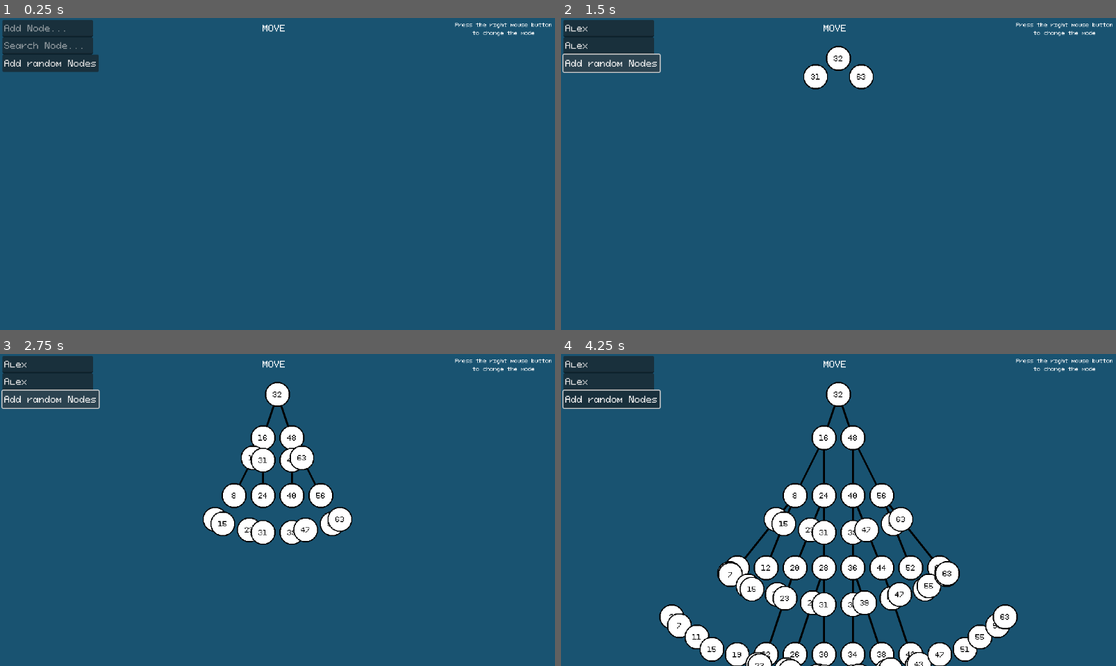
Above: before the commit, frames 1-4 (two rows, left to right).
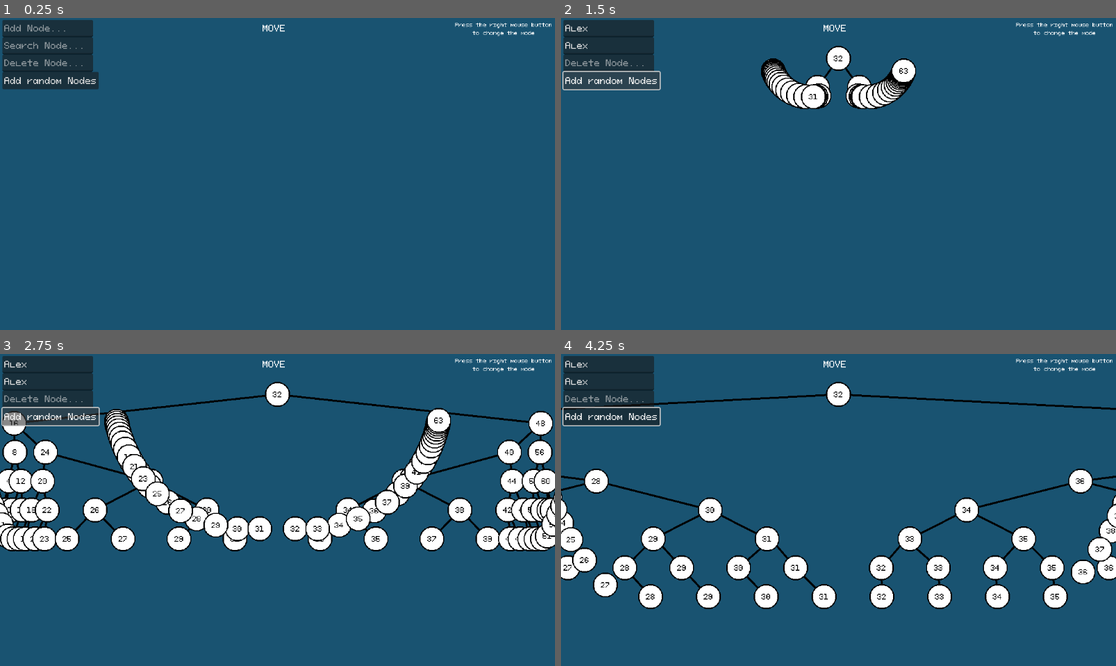
Above: after the commit, the same moments.

Repository: gabrieldudau/DSAVisualizer
Game: Godot game, scene res://scenes/main.tscn
The game is run twice, just before and just after one commit, with the same random seed, the same clock (stepped at 60 frames per second) and the same inputs.
Inputs (mouse positions are in pixels of both pictures, inside the frame that each line leads up to):
- Up to frame 1 (0.25 s): no input
- Up to frame 2 (1.5 s): click (610, 27) at 0.52 s; type "Alex" at 0.6 s; click (610, 46) at 0.75 s; type "Alex" at 0.83 s; click "Add random Nodes" at 1.25 s
- Up to frame 3 (2.75 s): click "Add random Nodes" at 2 s
- Up to frame 4 (4.25 s): click "Add random Nodes" at 2.75 s; move the mouse to (960, 494) at 3.52 s; press the mouse at (960, 494) at 3.53 s

The runs differ from the first frame. In frame 1, 1.2% of the frame differs, in the area x 0-18%, y 11-23%; in frame 2, 4.1%; in frame 3, 20%; in frame 4, 23%, in the area x 0-100%, y 11-100%.

Commit message:
made adding more beautiful, will change later tough, probably

Diff:
--- a/global_signal/global_signal.gd
+++ b/global_signal/global_signal.gd
@@ -3,3 +3,4 @@
 # Takes a Tree Node as an argument
 signal newNode(instance)
 signal searchNode(key:int)
+signal deleteNode(key:int)
--- a/project.godot
+++ b/project.godot
@@ -18,6 +18,10 @@
 [autoload]
 
 GlobalSignal="*res://global_signal/global_signal.gd"
+
+[display]
+
+window/vsync/vsync_mode=0
 
 [dotnet]
 
--- a/scenes/main.tscn
+++ b/scenes/main.tscn
@@ -1,10 +1,11 @@
-[gd_scene load_steps=6 format=3 uid="uid://d2xh40qn3a1ii"]
+[gd_scene load_steps=7 format=3 uid="uid://d2xh40qn3a1ii"]
 
 [ext_resource type="Script" uid="uid://77p6d5dnv1pd" path="res://scripts/game_controler.gd" id="1_o5qli"]
 [ext_resource type="Script" uid="uid://b0t6b0yx088o8" path="res://scripts/tree_node_input.gd" id="3_sugp2"]
 [ext_resource type="FontFile" uid="uid://bwnejgghmtjhc" path="res://assets/fonts/pixeloid-font/PixeloidMono-d94EV.ttf" id="3_tbgi4"]
 [ext_resource type="Script" uid="uid://cny6u56owmp3m" path="res://scripts/bin_tree_handler.gd" id="4_jyhfs"]
 [ext_resource type="Script" uid="uid://dl3an2ounkmqq" path="res://scripts/search_node.gd" id="4_tbgi4"]
+[ext_resource type="Script" uid="uid://dkj05jrqep25n" path="res://scripts/delete_node.gd" id="5_tefeu"]
 
 [node name="GameControler" type="Node2D"]
 script = ExtResource("1_o5qli")
@@ -30,6 +31,16 @@
 theme_override_font_sizes/font_size = 18
 placeholder_text = "Search Node..."
 script = ExtResource("4_tbgi4")
+
+[node name="TextEdit3" type="TextEdit" parent="Control"]
+offset_left = 5.0
+offset_top = 76.0
+offset_right = 193.0
+offset_bottom = 112.0
+theme_override_fonts/font = ExtResource("3_tbgi4")
+theme_override_font_sizes/font_size = 18
+placeholder_text = "Delete Node..."
+script = ExtResource("5_tefeu")
 
 [node name="Label" type="Label" parent="Control"]
 anchors_preset = -1
@@ -63,9 +74,9 @@
 
 [node name="Button" type="Button" parent="Control"]
 offset_left = 5.0
-offset_top = 76.0
+offset_top = 112.0
 offset_right = 205.0
-offset_bottom = 112.0
+offset_bottom = 148.0
 theme_override_fonts/font = ExtResource("3_tbgi4")
 theme_override_font_sizes/font_size = 18
 text = "Add random Nodes"
@@ -77,6 +88,7 @@
 
 [connection signal="text_changed" from="Control/TextEdit" to="Control/TextEdit" method="_on_text_changed"]
 [connection signal="text_changed" from="Control/TextEdit2" to="Control/TextEdit2" method="_on_text_changed"]
+[connection signal="text_changed" from="Control/TextEdit3" to="Control/TextEdit3" method="_on_text_changed"]
 [connection signal="pressed" from="Control/Button" to="TreeNodes" method="_on_button_pressed"]
 [connection signal="tree_entered" from="TreeNodes" to="TreeNodes" method="_on_tree_entered"]
 [connection signal="tree_exiting" from="TreeNodes" to="TreeNodes" method="_on_tree_exiting"]
--- a/scripts/bin_tree_handler.gd
+++ b/scripts/bin_tree_handler.gd
@@ -5,14 +5,17 @@
 
 var root:TreeNode
 const TREE_NODE = preload("res://scenes/tree_node.tscn")
+var tree_depth:int = 0
 
 func _on_tree_entered() -> void:
 	GlobalSignal.newNode.connect(add_node)
 	GlobalSignal.searchNode.connect(search_node)
+	GlobalSignal.deleteNode.connect(delete_node)
 
 func _on_tree_exiting() -> void:
 	GlobalSignal.newNode.disconnect(add_node)
 	GlobalSignal.searchNode.disconnect(search_node)
+	GlobalSignal.deleteNode.disconnect(delete_node)
 
 
 func add_node(tree_node:TreeNode) -> void:
@@ -23,6 +26,7 @@
 	var position_binary:int
 	var dist = 1
 	var vertical_offset = -200
+	var new_depth = 0
 
 	while x != null:
 		px = x
@@ -33,13 +37,13 @@
 			# logic for placement of graphical nodes
 			if left_subtree == null:
 				left_subtree = true
-				tree_node.positions_list.append(Vector2(-150, -200))
+				tree_node.positions_list_no_line.append(Vector2(-150, -200))
 			elif left_subtree == true:
-				tree_node.positions_list.append(convert_bin_to_pos(position_binary, true, vertical_offset))
+				# tree_node.positions_list_no_line.append(convert_bin_to_pos(position_binary, true, vertical_offset))
 				position_binary = position_binary << 1
 				position_binary += 1
 			else:
-				tree_node.positions_list.append(convert_bin_to_pos(position_binary, false, vertical_offset))
+				# tree_node.positions_list_no_line.append(convert_bin_to_pos(position_binary, false, vertical_offset))
 				position_binary = position_binary << 1
 		else:
 			# actual logic
@@ -48,17 +52,16 @@
 			# logic for placement of graphical nodes
 			if left_subtree == null:
 				left_subtree = false
-				tree_node.positions_list.append(Vector2(150, -200))
+				tree_node.positions_list_no_line.append(Vector2(150, -200))
 			elif left_subtree == true:
-				tree_node.positions_list.append(convert_bin_to_pos(position_binary, true, vertical_offset))
+				# tree_node.positions_list_no_line.append(convert_bin_to_pos(position_binary, true, vertical_offset))
 				position_binary = position_binary << 1
 			else:
-				tree_node.positions_list.append(convert_bin_to_pos(position_binary, false, vertical_offset))
+				# tree_node.positions_list_no_line.append(convert_bin_to_pos(position_binary, false, vertical_offset))
 				position_binary = position_binary << 1
 				position_binary += 1
-		dist += 0.5
 		vertical_offset += vertical_distance_between_nodes * dist
-		print("vertical_offset: ", vertical_offset)
+		new_depth += 1
 
 	tree_node.parent = px
 	if px == null:
@@ -77,17 +80,74 @@
 	# place that the node will receive in that layer. For example the binary number 0 would mean that
 	# the node is horizontaly, on the 1. place, either right or left.
 
-	tree_node.positions_list.append(convert_bin_to_pos(position_binary, left_subtree, vertical_offset))
+	tree_node.positions_list_no_line.append(convert_bin_to_pos(position_binary, left_subtree, vertical_offset))
 	add_child(tree_node)
-	tree_node.move_to_right_position(500)
+	tree_node.move_to_right_position(1000)
+	if new_depth > tree_depth:
+		tree_depth = new_depth
+	update_positions(root, 0, false, 0)
+
+
+	# Get the current contents of the clipboard
+	# var current_clipboard = DisplayServer.clipboard_get()
+	# Set the contents of the clipboard
+	# DisplayServer.clipboard_set(str(root))
 
 
 func convert_bin_to_pos(horizontal_place:int, left:bool, vertical_offset:float) -> Vector2:
 	return Vector2(((-1) if left else 1) * (self.horizonal_distance_between_nodes/2 + horizontal_place * self.horizonal_distance_between_nodes), vertical_offset)
 
+func update_positions(current:TreeNode, depth:int, left:bool, place:int) -> void:
+	if(depth == 0):
+		update_positions(current.left, 1, true, 0)
+		update_positions(current.right, 1, false, 0)
+		return
+	if(current == null):
+		return
+	if (depth >= tree_depth):
+		return
+
+
+	var horizontal_dist_to_split = ((1 << (tree_depth-1))-1) * 150
+	var horizontal = ((-1) if left else 1) * (self.horizonal_distance_between_nodes/2 + horizontal_dist_to_split * ( ( (place*2)+1) / float(1<<depth) ) )
+	print(str(pow(2,depth)) + " - " + str(1 << depth))
+	var vertical = -200 + vertical_distance_between_nodes * depth
+	print(str(current.key) + " - " + str(place) + " - " + str(horizontal))
+	if current.moving:
+		current.positions_list_with_line.append(Vector2(horizontal , vertical))
+	else:
+		current.positions_list_with_line.append(Vector2(horizontal, vertical))
+		current.move_to_right_position(1000)
+
+	update_positions(current.left, depth + 1, left, (place << 1) + (1 if left else 0))
+	update_positions(current.right, depth + 1, left, (place << 1) + (0 if left else 1))
+
+
+
+
+# !!!!!!!!!!!!!!!!!!!!!!!!!!! IMPORTANT, IMPLEMENT NEXT !!!!!!!!!!!!!!!!!!!!!!!!!!!
+# ↓↓↓↓↓↓↓↓↓↓↓↓↓↓↓↓↓↓↓↓↓↓↓↓↓↓↓↓↓↓↓↓↓↓↓↓↓↓↓↓↓↓↓↓↓↓↓↓↓↓↓↓↓↓↓↓↓↓↓↓↓↓↓↓↓↓↓↓↓↓↓↓↓↓↓↓↓↓↓↓↓
+
+
+func redraw_tree():
+
+	var x:TreeNode = self.root
+
+	redraw_tree_rec(x.left, 50, -50)
+	redraw_tree_rec(x.right, 50, 50)
+
+func redraw_tree_rec(x: TreeNode, vertical_offset:int, horizontal_offset: int):
+	pass
+
+
+# ↑↑↑↑↑↑↑↑↑↑↑↑↑↑↑↑↑↑↑↑↑↑↑↑↑↑↑↑↑↑↑↑↑↑↑↑↑↑↑↑↑↑↑↑↑↑↑↑↑↑↑↑↑↑↑↑↑↑↑↑↑↑↑↑↑↑↑↑↑↑↑↑↑↑↑↑↑↑↑↑↑
+
+func delete_node(key:int) -> void:
+	search_node_return(key).delete_node()
+	print("deleted")
+	print(root)
 
 func search_node(key:int) -> void:
-	print("received")
 	var x = root
 	while (x != null) and (x.key != key):
 		x.light_up_for_search()
@@ -98,6 +158,15 @@
 	if x != null:
 		x.light_up_for_search()
 
+func search_node_return(key:int) -> TreeNode:
+	var x = root
+	while (x != null) and (x.key != key):
+		if(x.key > key):
+			x=x.left
+		else:
+			x=x.right;
+	return x
+
 # add random nodes, to have a quick visualisation of how a bin_tree works
 func _on_button_pressed() -> void:
 	var keys:Array = [32, 16, 48, 8, 24, 40, 56, 4, 12, 20, 28, 36, 44, 52, 60, 2, 6, 10, 14, 18, 22, 26, 30, 34, 38, 42, 46, 50, 54, 58, 62, 1, 3, 5, 7, 9, 11, 13, 15, 17, 19, 21, 23, 25, 27, 29, 31, 33, 35, 37, 39, 41, 43, 45, 47, 49, 51, 53, 55, 57, 59, 61, 63]
--- /dev/null
+++ b/scripts/delete_node.gd
@@ -0,0 +1,14 @@
+extends TextEdit
+
+const TREE_NODE = preload("res://scenes/tree_node.tscn")
+
+func _on_text_changed() -> void:
+	if(text.contains( "\n")):
+		var input = text.substr(0,text.length() - 1)
+		if(!input.is_valid_int()):
+			text = ""
+			print("wrong input")
+			return
+		var key = int(input)
+		text = ""
+		GlobalSignal.deleteNode.emit(key)
--- a/scripts/tree_node.gd
+++ b/scripts/tree_node.gd
@@ -10,9 +10,11 @@
 var parent:TreeNode
 var key: int
 var connection_line:Line2D
-var positions_list:Array
+var positions_list_no_line:Array
+var positions_list_with_line:Array
+
 var time:Timer = Timer.new()
-
+var moving:bool = false
 
 func _on_ready() -> void:
 	label.text = str(key)
@@ -31,25 +33,51 @@
 	add_child(connection_line)
 
 func move_to_right_position(speed) -> void:
-	if positions_list.is_empty():
+	if positions_list_no_line.is_empty() and positions_list_with_line.is_empty():
 		return
+	moving = true
 
-	position = positions_list.pop_front()
-	while not positions_list.is_empty():
-		var position_to_reach:Vector2 = positions_list.pop_front()
+	if not positions_list_no_line.is_empty():
+		position = positions_list_no_line.pop_front()
+
+	var switched_list:bool = false
+	var current_list:Array = self.positions_list_no_line if not positions_list_no_line.is_empty() else self.positions_list_with_line
+
+	while (not current_list.is_empty()):
+		if((connection_line == null) and switched_list):
+			connect_line()
+
+		var position_to_reach:Vector2 = current_list.pop_front()
+
 		var vector_to_new_position:Vector2 = position_to_reach - position
 		var distance = position.distance_to(position_to_reach)
 		while distance > 1:
 			var delta_time = get_process_delta_time()
 			var movement_this_frame = vector_to_new_position.normalized() * speed * delta_time # Normalize for consistent speed
 			position += movement_this_frame
+			if connection_line != null:
+				connection_line.set_point_position(1, parent.position - position)
+			if left != null:
+				if left.connection_line != null:
+					left.connection_line.set_point_position(1, left.parent.position - left.position)
+			if right != null:
+				if right.connection_line != null:
+					right.connection_line.set_point_position(1, right.parent.position - right.position)
 			var old_distance = distance
 			distance = position.distance_to(position_to_reach) # Update distance
 			if (distance > old_distance):
 				break
 			await get_tree().process_frame
 		position = position_to_reach
-	connect_line()
+		if (not switched_list) and (current_list.is_empty()):
+			current_list = self.positions_list_with_line
+			switched_list = true
+
+	if((connection_line == null)):
+		connect_line()
+	moving = false
+
+
 
 func light_up_for_search():
 	weiß.hide()
@@ -62,3 +90,22 @@
 	gelb.hide()
 	if connection_line != null:
 		connection_line.default_color = Color.BLACK
+
+
+func delete_node():
+	if(key < parent.key):
+		parent.left = null
+	else:
+		parent.right = null
+	queue_free()
+
+
+func _to_string() -> String:
+	return rec_tree_String(self, "")
+
+
+func rec_tree_String(x: TreeNode, tab:String) -> String:
+	if( x == null):
+		return ""
+	var ownLine:String = tab + ">" + str(x.key) + "\n"
+	return rec_tree_String(x.right, tab + "-----") + ownLine + rec_tree_String(x.left, tab + "-----")
Not shown, added: scripts/delete_node.gd.uid
